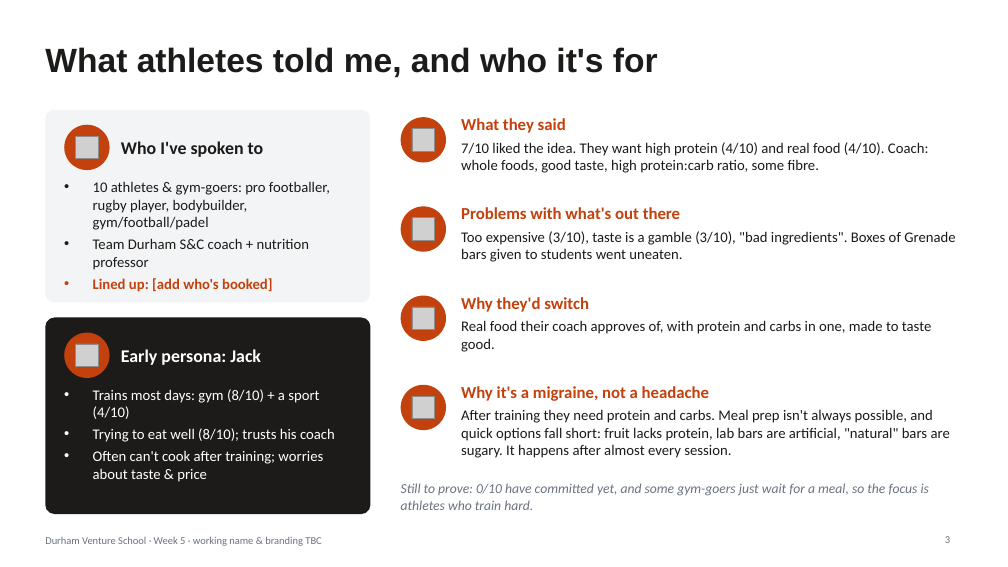
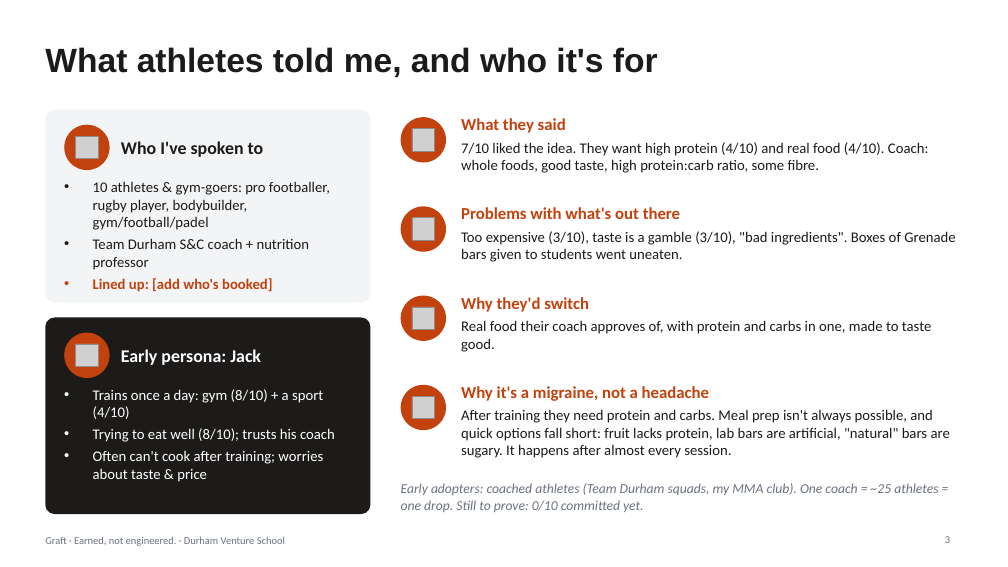
Before and after one commit to ewanh2005-alt/Ewan, a slide deck: slide 3 of 09-pitch/pitch-deck.pptx. Drawn at 1008x567 pixels with LibreOffice and Linux fonts; fonts in the diff are those of the drawing; grey boxes stand for pictures. Boxes give left, top, right and bottom in pixels: in the first picture for what was removed or moved away, otherwise in the second. Text is boxed around its words. In the diff, an @@ line names an element or a change of style, - is before the commit and + after.

```diff
--- a/09-pitch/pitch-deck.pptx
+++ b/09-pitch/pitch-deck.pptx
@@ text at <box>93,389,323,419</box>: text changed @@
-• Trains most days: gym (8/10) + a sport (4/10)
+• Trains once a day: gym (8/10) + a sport (4/10)
@@ text at <box>401,483,938,512</box>: text changed @@
-Still to prove: 0/10 have committed yet, and some gym-goers just wait for a meal, so the focus is athletes who train hard.
+Early adopters: coached athletes (Team Durham squads, my MMA club). One coach = ~25 athletes = one drop. Still to prove: 0/10 committed yet.
@@ text at <box>45,537,285,546</box>: text changed @@
-Durham Venture School · Week 5 · working name & branding TBC
+Graft · Earned, not engineered. · Durham Venture School
```
Also in this commit, not shown: 4 other slides changed, 3 other files.
